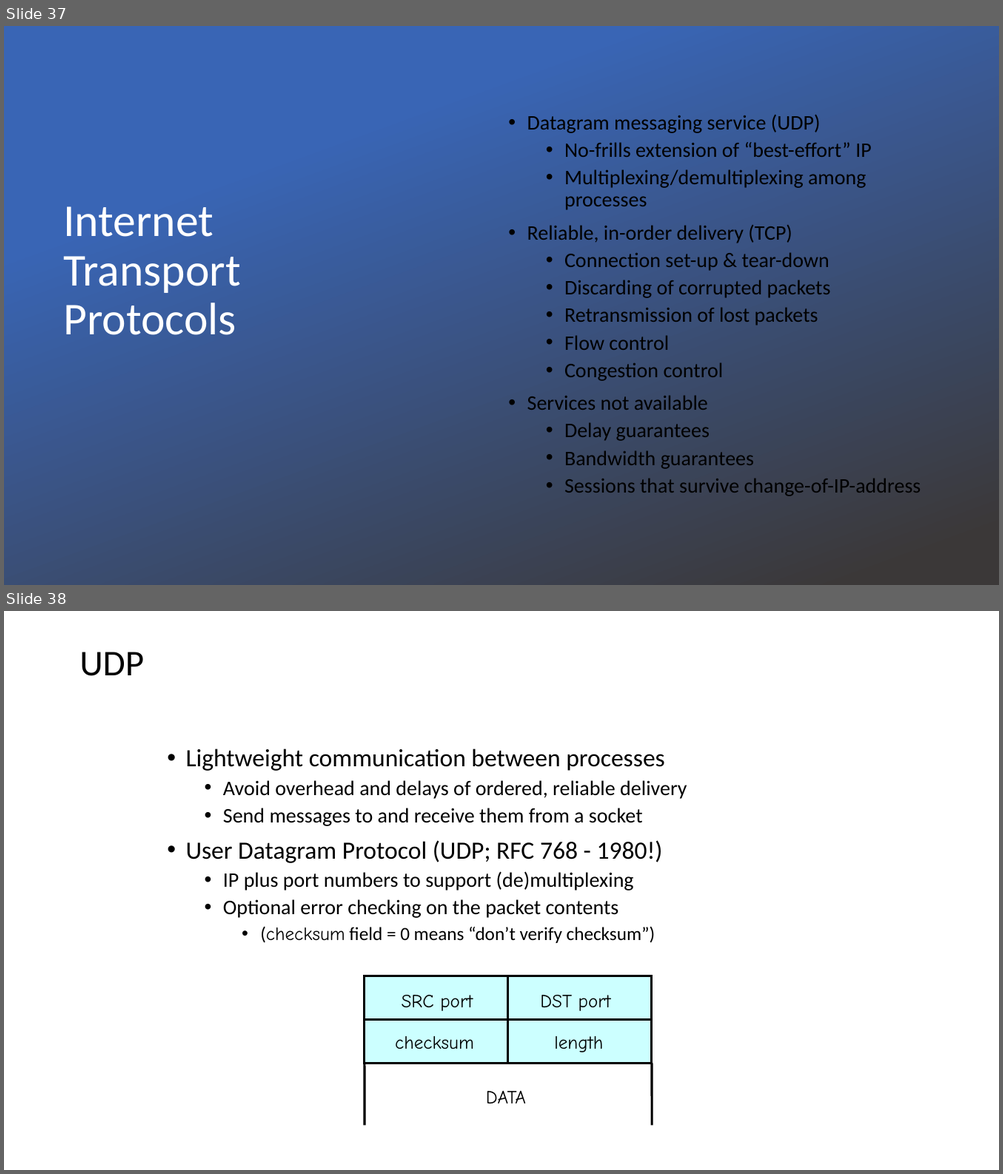
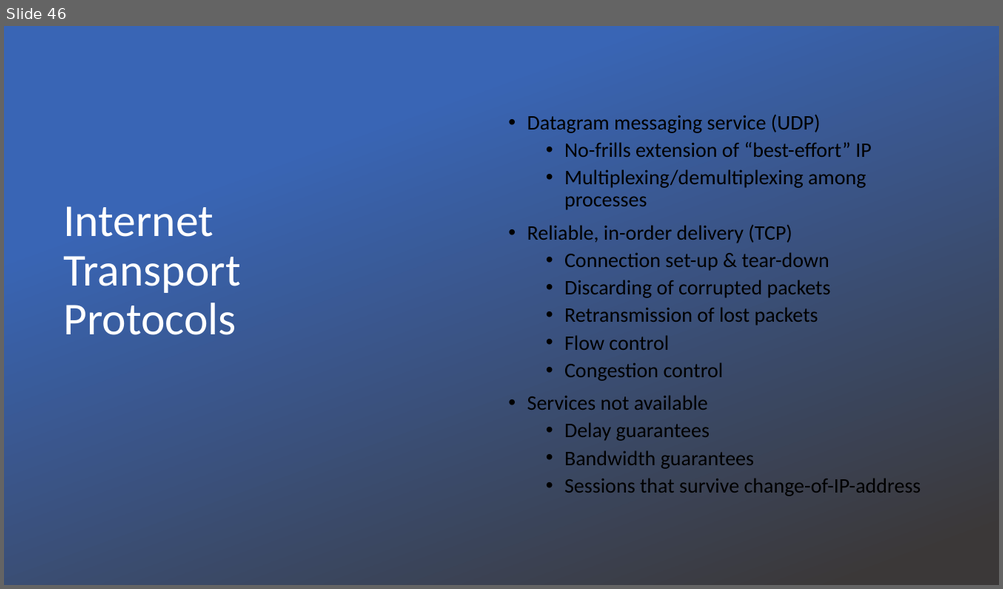
Before and after one commit to vu-resilient-distributed-systems/lectures-fall-2019, a slide deck: Module-1-Networking/Networking.pptx. Shown one above the other, each under a label of ours: slides 37 and 38 before the commit, slide 46 after it. The pictures are 1003x1174 and 1003x589 pixels, drawn with LibreOffice and Linux fonts; fonts in the diff are those of the drawing; background and template pictures are left out. Boxes give left, top, right and bottom in pixels: in the first picture for what was removed or moved away, otherwise in the second. Text is boxed around its words. In the diff, an @@ line names an element or a change of style, - is before the commit and + after.

```diff
--- a/Module-1-Networking/Networking.pptx
+++ b/Module-1-Networking/Networking.pptx
@@ slide 38 removed at [4,611,999,1170], background #FFFFFF @@
@@ title removed at [79,652,144,676] @@
-UDP
@@ text removed at [186,749,686,943] @@
-• Lightweight communication between processes
-  • Avoid overhead and delays of ordered, reliable delivery
-  • Send messages to and receive them from a socket
-• User Datagram Protocol (UDP; RFC 768 - 1980!)
-  • IP plus port numbers to support (de)multiplexing
-  • Optional error checking on the packet contents
-    • (checksum field = 0 means “don’t verify checksum”)
@@ rectangle removed at [364,977,508,1020] @@
@@ rectangle removed at [387,986,493,1016] @@
-SRC port
@@ rectangle removed at [509,977,652,1020] @@
@@ rectangle removed at [527,986,633,1016] @@
-DST port
@@ rectangle removed at [364,1020,508,1063] @@
@@ rectangle removed at [509,1020,652,1063] @@
@@ text removed at [395,1037,474,1050] @@
-checksum
@@ text removed at [554,1037,603,1053] @@
-length
@@ line removed from (364, 1063) to (364, 1126) @@
@@ line removed from (652, 1063) to (652, 1126) @@
@@ text removed at [486,1091,526,1104] @@
-DATA
@@ what was slide 37 is now slide 46 @@
```
Also in this commit, not shown: 2 slides changed, 24 slides added, 29 other slides removed.
